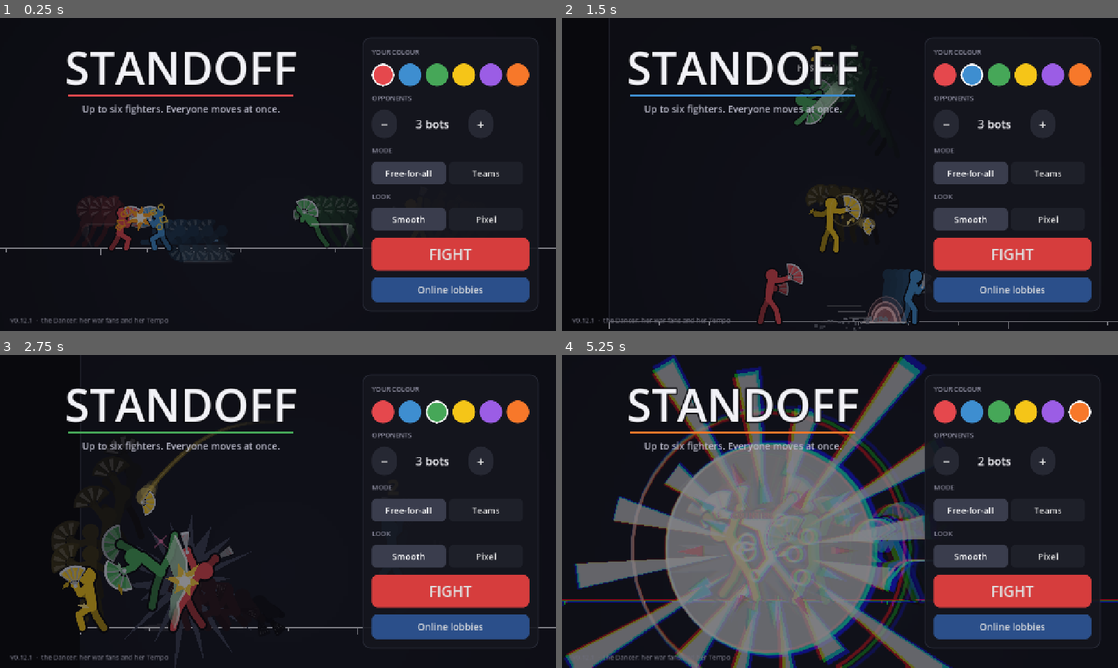
Above: before the commit, frames 1-4 (two rows, left to right).
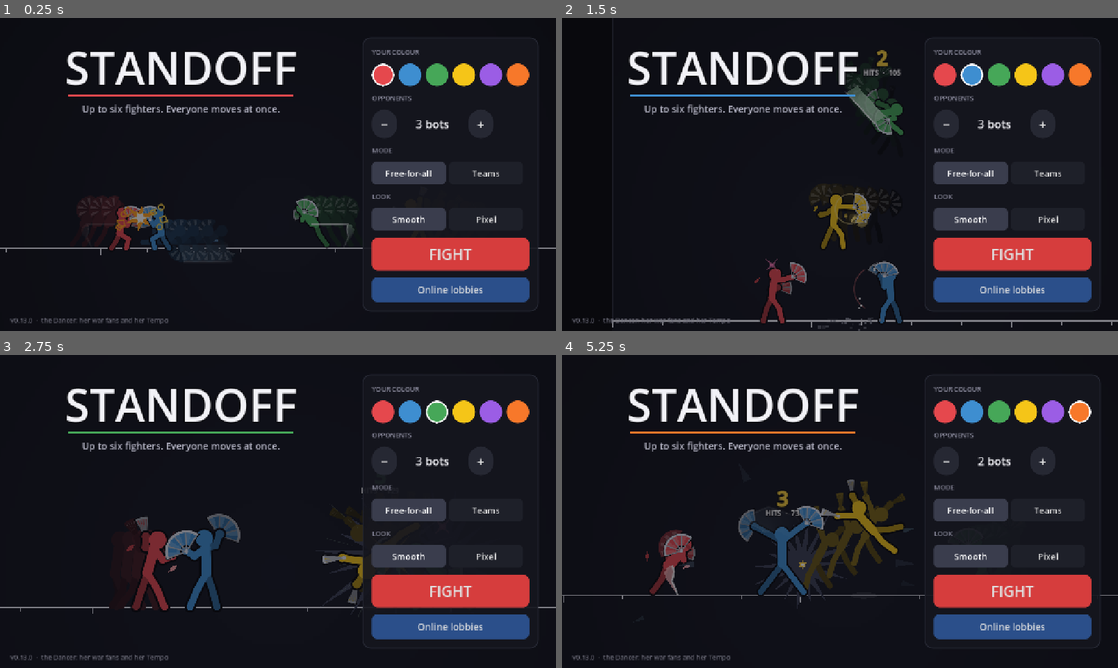
Above: after the commit, the same moments.

Repository: Veriduim/standoff
Game: Godot game, scene res://scenes/main.tscn
The game is run twice, just before and just after one commit, with the same random seed, the same clock (stepped at 60 frames per second) and the same inputs.
Inputs (mouse positions are in pixels of both pictures, inside the frame that each line leads up to):
- Up to frame 1 (0.25 s): no input
- Up to frame 2 (1.5 s): click (945, 74) at 0.52 s; click (973, 74) at 1.27 s
- Up to frame 3 (2.75 s): click (439, 411) at 2.02 s
- Up to frame 4 (5.25 s): click (1023, 411) at 2.77 s; click (1051, 411) at 3.52 s; click (1079, 411) at 4.27 s; click "−" at 5 s

The runs differ from the first frame. In frame 1, less than 0.1% of the frame differs, in the area x 4-6%, y 96-98%; in frame 2, 5.1%; in frame 3, 7.6%; in frame 4, 35%, in the area x 0-100%, y 0-100%.

Commit message:
0.13.0: the Dancer is a spacer - the fan's edge, weaker point blank, zoning isn't Sadness, no fan no guard; Replay (Timmy 23:59 "she is clearly control and spacer ... work that into her kit. Also. No replay on fight finish?")
- docs/dancer.md: archetype, strengths, limits, the numbers (Sim EDGE_* / CLOSE_* / NO_FAN_*); her stats "trait":
  "spacer"
- the fan's edge: her melee hits at the far end of their reach x1.25 damage, +4 hitstun, +3 safer on block, a gold
  glint, "at the fan's edge!" in the preview; point blank x0.8, -3 hitstun, 3 worse on block, "too close - weak"
- Sadness doesn't build while a fan of hers is in the air
- her limit: no fan in hand, she blocks worse (chip x1.5, +3 blockstun); two fans only (00:00 - a test proves it)
- Replay on the result panel: the whole match again, every turn as it played (local and online), Skip to end
- tests: spacer (4), Replay (1); the counter-hit check works out the spacing

Co-Authored-By: Claude Opus 5.5 <noreply@anthropic.com>
Claude-Session: https://claude.ai/code/session_019cpLLa1bA2ND22yfhrkoYF

Diff:
--- a/project.godot
+++ b/project.godot
@@ -11,7 +11,7 @@
 [application]
 
 config/name="Standoff"
-config/version="0.12.1"
+config/version="0.13.0"
 config/icon="res://assets/icon.png"
 run/main_scene="res://scenes/main.tscn"
 config/features=PackedStringArray("4.7", "GL Compatibility")
--- a/scripts/sim/moves.gd
+++ b/scripts/sim/moves.gd
@@ -83,7 +83,7 @@
 ## The Dancer - the full kit (17:37: "one char that has as many moves as what a YOMIH char would have and see how we
 ## get that to fit with icons"): fast, light, kicks and footwork.
 const DANCER := {
-	"stats": {"name": "Dancer", "hp": 450, "weight": 0.85, "width": 34, "height": 104},
+	"stats": {"name": "Dancer", "hp": 450, "weight": 0.85, "width": 34, "height": 104, "trait": "spacer"},
 	"moves": {
 		# ---- moving
 		"walk": {"name": "Walk", "tab": "move", "kind": "move", "interrupt": true, "frames": 16, "where": "ground", "aim": "facing",
--- a/scripts/sim/sim.gd
+++ b/scripts/sim/sim.gd
@@ -109,6 +109,18 @@
 const TEMPO_FADE := 300       ## ...a beat fades after this long without a new one
 const TEMPO_MOVE := 0.08      ## ...and each beat moves her this much faster (dashes, steps, jumps)
 const CARRY := 0.95           ## friction in an attack's startup - she slides on with her momentum (FRICTION otherwise)
+## A spacer (the Dancer - 23:59 "she is clearly control and spacer"): her melee hits at the far end of their reach
+## (EDGE_AT of the hitbox or further, and not on top of them) do EDGE_DMG and EDGE_STUN more, and leave her EDGE_BLOCK
+## safer on block; point blank (CLOSE_PX apart) they do CLOSE_DMG, CLOSE_STUN less.
+const EDGE_AT := 0.55
+const EDGE_DMG := 1.25
+const EDGE_STUN := 4
+const EDGE_BLOCK := 3
+const CLOSE_PX := 40.0
+const CLOSE_DMG := 0.8
+const CLOSE_STUN := 3
+const NO_FAN_CHIP := 1.5      ## ...and her limit: no fan in hand, she blocks worse (more chip, NO_FAN_BLOCK longer)
+const NO_FAN_BLOCK := 3
 const FORMS := ["flow", "snap", "floor"]
 const FLOOR_HEIGHT := 56.0    ## Forms: how tall she is in the Floor form (high hits pass over)
 const SNAP_DMG := 1.15        ## ...the Snap form's strikes: more damage...
@@ -623,6 +635,8 @@
 			f.sad = 0
 	elif f.stun == 0 and f.down == 0:
 		var d := 1 + (2 if v < -0.5 else 0) - (2 if v > 0.5 else 0)
+		if xf.has("fans") and d > 0 and _fans_out(f):   # (a fan of hers in the air: she's zoning, not running away)
+			d = 0
 		f.sad = clampi(f.sad + d, SAD_MIN, SAD_MAX)
 		if f.sad >= SAD_MAX * 2 / 3 and not f.sad_warned:
 			f.sad_warned = true
@@ -968,7 +982,7 @@
 							touched[d.id] = true
 					else:
 						a.hit_done[key] = true
-						_strike(a, d, e, kind[d.id], frame[d.id])
+						_strike(a, d, _spaced(a, d, e), kind[d.id], frame[d.id])
 						struck[d.id] = true
 						touched[d.id] = true
 	for id: int in _cancels:   # (hit cancels: out of the move, free next tick; not the same move straight away)
@@ -992,6 +1006,35 @@
 	return touched
 
 
+## A spacer's hit, by where it lands: at the far end of its reach ("spot" 1 - harder), point blank (-1 - weaker), or
+## between (as it is). Small hitboxes (under 40 px) don't care.
+func _spaced(a: Fighter, d: Fighter, e: Dictionary) -> Dictionary:
+	if str(Moves.stats(a.character).get("trait", "")) != "spacer":
+		return e
+	var box := hitbox(a, e)
+	if box.size.x < 40.0:
+		return e
+	var body := hurtbox(d)
+	var near := body.position.x if a.facing == 1 else body.end.x   # (their side nearest her)
+	var reach := (near - box.position.x) / box.size.x if a.facing == 1 else (box.end.x - near) / box.size.x
+	var spot := 0
+	if absf(d.pos.x - a.pos.x) < CLOSE_PX:
+		spot = -1
+	elif reach >= EDGE_AT:
+		spot = 1
+	if spot == 0:
+		return e
+	var out := e.duplicate()
+	out["spot"] = spot
+	if spot == 1:
+		out["dmg"] = int(round(float(e["dmg"]) * EDGE_DMG))
+		out["stun"] = int(e["stun"]) + EDGE_STUN
+	else:
+		out["dmg"] = int(round(float(e["dmg"]) * CLOSE_DMG))
+		out["stun"] = maxi(1, int(e["stun"]) - CLOSE_STUN)
+	return out
+
+
 func _strike(a: Fighter, d: Fighter, e: Dictionary, d_kind: String, d_frame: int) -> void:
 	var dmg := int(e["dmg"])
 	var dm := Moves.move(d.character, d.move) if d.move != "" else {}
@@ -1032,8 +1075,13 @@
 		_event("parry", d, a, 0, {"shot": shot})
 		return true
 	var chip := 0 if push else int(e.get("chip", 0)) * (1 if right else 2)
+	var no_fan := xf.has("fans") and d.fans == 0 and str(Moves.stats(d.character).get("trait", "")) == "spacer"
+	if no_fan:   # (the spacer's limit: no fan in hand to block with)
+		chip = int(ceil(float(chip) * NO_FAN_CHIP))
 	d.hp -= chip
-	d.blockstun = int(e.get("block", 8)) + (0 if right else WRONG_HEIGHT) + (0 if d.grounded() else AIR_BLOCK)
+	d.blockstun = int(e.get("block", 8)) + (0 if right else WRONG_HEIGHT) + (0 if d.grounded() else AIR_BLOCK) \
+			+ (NO_FAN_BLOCK if no_fan else 0) + (EDGE_BLOCK if int(e.get("spot", 0)) == 1 else 0) \
+			- (EDGE_BLOCK if int(e.get("spot", 0)) == -1 else 0)
 	var away := signf(d.pos.x - a.pos.x) if absf(d.pos.x - a.pos.x) > 1.0 else float(a.facing)
 	d.vel.x = away * 3.0
 	if push and not shot:   # (Push Block: the striker's shoved back)
@@ -1044,7 +1092,8 @@
 	_beat(a, str(e.get("key", "m%d" % a.instance)))   # (Tempo: a move of theirs met - blocked counts)
 	if not shot:
 		a.fc = mini(FC_MAX, a.fc + 1)
-	_event("block", a, d, chip, {"adv": a.busy() - d.blockstun, "worse": not right, "push": push, "shot": shot})
+	_event("block", a, d, chip, {"adv": a.busy() - d.blockstun, "worse": not right, "push": push, "shot": shot,
+		"spot": int(e.get("spot", 0))})
 	return true
 
 
@@ -1303,7 +1352,10 @@
 	if type == "hit" and src == "" and _kind(a) == "attack" \
 			and not bool(Moves.move(a.character, a.move).get("no_cancel", false)):
 		_cancels[a.id] = true
-	_event(type, a, d, dmg, {"counter": true} if counter else {})
+	var extra := {"counter": true} if counter else {}
+	if int(e.get("spot", 0)) != 0:
+		extra["spot"] = int(e["spot"])
+	_event(type, a, d, dmg, extra)
 
 
 ## A grab connects on someone standing who isn't reeling; two grabs meeting push apart (a tech).
--- a/scripts/tests/sim_test.gd
+++ b/scripts/tests/sim_test.gd
@@ -240,8 +240,10 @@
 	s.apply({0: {"move": "jab"}, 1: {"move": "sidekick"}})
 	evs = _play(s, {})
 	var counter := evs.filter(func(e: Dictionary) -> bool: return e["type"] == "hit" and e.get("counter", false))
+	var spot_k := {1: Sim.EDGE_DMG, -1: Sim.CLOSE_DMG, 0: 1.0}   # (where it landed - the spacer's edge / point blank)
 	_check("hitting someone mid-attack is a counter hit for 10%% more (%s)" % [counter],
-			not counter.is_empty() and int(counter[0]["dmg"]) == 20)
+			not counter.is_empty() and int(counter[0]["dmg"]) == int(round(round(18.0 * float(spot_k[int(counter[0].get(
+				"spot", 0))])) * 1.1)))
 	s = _duel("dancer", "dancer", 300.0)
 	s.apply({0: {"move": "dash", "x": 1.0}, 1: {"move": "wait"}})
 	s.run_segment()
@@ -631,6 +633,54 @@
 	_check("Low Profile: Silk Glide ducks under a Straight (%s)" % [_types(evs)], not hit_on_me)
 
 
+func _test_spacer() -> void:
+	_section("The Dancer, a spacer (Timmy 23:59): the fan's edge, point blank weaker, zoning isn't Sadness, her limits")
+	var far := _duel("dancer", "dancer", 95.0)
+	far.fighters[1].burst = 0
+	far.apply({0: {"move": "sidekick", "x": 1.0, "dist": 0.0}, 1: {"move": "wait"}})
+	var ef: Array = far.run_segment()["events"]
+	var near := _duel("dancer", "dancer", 30.0)
+	near.fighters[1].burst = 0
+	near.apply({0: {"move": "sidekick", "x": 1.0, "dist": 0.0}, 1: {"move": "wait"}})
+	var en: Array = near.run_segment()["events"]
+	var hf: Array = ef.filter(func(e: Dictionary) -> bool: return str(e["type"]) == "hit")
+	var hn: Array = en.filter(func(e: Dictionary) -> bool: return str(e["type"]) == "hit")
+	_check("a Side Kick at the fan's edge hits harder than point blank (%s vs %s)" % [hf, hn], not hf.is_empty()
+			and not hn.is_empty() and int(hf[0].get("spot", 0)) == 1 and int(hn[0].get("spot", 0)) == -1
+			and int(hf[0]["dmg"]) > int(hn[0]["dmg"]))
+	var z := _duel("dancer", "dancer", 700.0)
+	z.fighters[0].sad = 100
+	z.apply({0: {"move": "fan", "x": 1.0}, 1: {"move": "wait"}})
+	var sad_first := -1
+	var sad_max := 0
+	for _i in 40:
+		z.step()
+		if not z.shots.is_empty():
+			if sad_first < 0:
+				sad_first = z.fighters[0].sad
+			sad_max = maxi(sad_max, z.fighters[0].sad)
+	_check("Sadness doesn't build while her fan's in the air (%d when it left her hand, at most %d after)"
+			% [sad_first, sad_max], sad_first >= 0 and sad_max <= sad_first)
+	var t := _duel("dancer", "dancer", 600.0)
+	var thrown := 0
+	for _i in 4:
+		if t.legal_moves(0).has("fan"):
+			t.apply({0: {"move": "fan", "x": 1.0}, 1: {"move": "wait"}})
+			thrown += 1
+		for _k in 26:
+			t.step()
+	_check("two fans, so two throws before one's back (thrown %d before the first came home)" % thrown, thrown <= 3
+			and Sim.FANS_MAX == 2)
+	var b1 := _duel("dancer", "dancer", 60.0)
+	var b2 := _duel("dancer", "dancer", 60.0)
+	b2.fighters[1].fans = 0
+	for b: Sim in [b1, b2]:
+		b.apply({0: {"move": "straight", "x": 1.0, "dist": 0.0}, 1: {"move": "block", "y": -1.0}})
+		b.run_segment()
+	_check("her limit: with no fan in hand she blocks worse (chip %d vs %d)" % [450 - b1.fighters[1].hp,
+			450 - b2.fighters[1].hp], 450 - b2.fighters[1].hp > 450 - b1.fighters[1].hp)
+
+
 ## Two Dancers with these x-factors on (Sim RULES "xf"), gap apart, facing each other.
 func _xf(rule: String, gap := 300.0) -> Sim:
 	var s := Sim.create([{"character": "dancer"}, {"character": "dancer"}], "ffa", {"xf": rule})
--- a/scripts/tests/ui_test.gd
+++ b/scripts/tests/ui_test.gd
@@ -356,3 +356,24 @@
 			p.foe == 1 and (card["panel"] as Control).visible and p.foe_box.visible and text.contains("Spin Kick")
 			and text.contains("left") and (p.foe_box.get_child(0) as Button).disabled and p.foe_name.text.contains("mid-move"))
 	g.queue_free()
+
+
+func _test_replay() -> void:
+	_section("Replay (Timmy 23:59): the whole match again from the result, every turn as it played")
+	var g := _screen()
+	g.auto_me = true
+	g.start_local(1, "ffa")
+	var n := 0
+	while g.phase != "over" and n < 5000:
+		g.finish_playback()
+		n += 1
+	var turns: int = g._replay_log.size()
+	g.watch_replay()
+	var playing: bool = g._replaying and g.phase == "play" and not g.over_panel.visible
+	var m := 0
+	while g._replaying and m < 5000:
+		g.finish_playback()
+		m += 1
+	_check("Replay plays every turn (%d) and comes back to the result" % turns, turns > 3 and playing
+			and g.phase == "over" and g.over_panel.visible and m >= turns - 1)
+	g.queue_free()
--- a/scripts/ui/fx.gd
+++ b/scripts/ui/fx.gd
@@ -114,6 +114,8 @@
 			_add("shock", at, Vector2.ZERO, 0.18, Color.WHITE, 46.0)
 			_add("text", at + Vector2(0, -60), Vector2(0, -50), 0.5, Color.WHITE, 18.0)
 			parts[-1]["txt"] = "WHIFF CANCEL"
+		"edge":   # (a spacer's hit at the fan's edge: a gold glint)
+			_add("glint", at, Vector2.ZERO, 0.32, Color("#ffd23f"), 34.0)
 		"blink":   # (Fan Step: a flash where she lands, a ring of her colour)
 			_add("glow", at, Vector2.ZERO, 0.25, by.lightened(0.4), 60.0)
 			_add("sweep", at, Vector2.ZERO, 0.25, by, 70.0, 0.0)
--- a/scripts/ui/game_screen.gd
+++ b/scripts/ui/game_screen.gd
@@ -45,6 +45,10 @@
 var _lag := {}               ## fighter id -> [HP shown by the white chunk, seconds before it drains, HP now]
 var _turn_left := 0.0        ## seconds left on your turn
 var _ask := ""               ## what your turn asks (the banner)
+var _replay_log: Array = []   ## every turn as it played this match (frames, events, shots, first tick) - Replay
+var _replaying := false
+var _replay_i := -1
+var replay_btn: Button
 var _history: Array = []     ## against bots: the match as it was at each of your picks (Undo - YOMI's single player)
 var _demo: Sim               ## the bot match behind the home screen
 var _demo_bots: Array = []
@@ -101,6 +105,9 @@
 	add_child(lobby)
 	lobby.play.connect(start_online)
 	lobby.closed.connect(func() -> void: _show_start())
+	replay_btn = Ui.button("Skip ▶▶", func() -> void: _end_replay(), 16)
+	replay_btn.visible = false
+	add_child(replay_btn)
 	leave_btn = Ui.button("Leave", func() -> void: _leave_match(), 16)
 	leave_btn.visible = false
 	add_child(leave_btn)
@@ -118,6 +125,9 @@
 	if leave_btn != null:
 		leave_btn.position = Vector2(vp.x - 230.0, Ui.CARD_H + 44)
 		leave_btn.size = Vector2(90, 40)
+	if replay_btn != null:
+		replay_btn.position = Vector2(vp.x - 250.0, Ui.CARD_H + 44)
+		replay_btn.size = Vector2(110, 40)
 	clock.position = Vector2(vp.x - 230.0, Ui.CARD_H + 14)
 	clock.size = Vector2(120, 30)
 	post.position = Vector2.ZERO   # (sized by hand - this screen's own rect isn't the viewport's)
@@ -157,6 +167,9 @@
 	var again := Ui.button("Rematch", func() -> void: start_local(setup_count, setup_mode, setup_colour))
 	again.name = "Rematch"
 	h.add_child(again)
+	var rp := Ui.button("Replay", func() -> void: watch_replay())   # (23:59 "No replay on fight finish?")
+	rp.name = "Replay"
+	h.add_child(rp)
 	var menu := Ui.button("Menu", func() -> void: _leave_match())
 	menu.name = "Menu"
 	h.add_child(menu)
@@ -245,6 +258,7 @@
 		mode = "ffa"
 	sim = Sim.create(players, mode)   # (the Dancer as she is: Fans + Tempo - 23:31)
 	_history.clear()
+	_replay_log.clear()
 	stage.ceiling = sim.ceiling
 	bots.clear()
 	for i in range(1, players.size()):
@@ -426,6 +440,7 @@
 	_demo = null
 	bots.clear()
 	sim = Sim.from_dict(nm.start_snap)
+	_replay_log.clear()
 	me = nm.mine
 	stage.setup(sim.fighters.map(func(f: Fighter) -> String: return f.character),
 			sim.fighters.map(func(f: Fighter) -> String: return f.name))
@@ -475,6 +490,7 @@
 	_events = seg["events"]
 	_shots = seg.get("shots", [])
 	_first_tick = int(seg["end_tick"]) - _frames.size() + 1
+	_replay_log.append({"frames": _frames, "events": _events, "shots": _shots, "first": _first_tick})
 	_play_pos = 0.0
 	_shown = -1
 	phase = "play"
@@ -561,6 +577,50 @@
 		_commit({})
 
 
+## Replay (23:59): the whole match again, every turn as it played, at the speed button's speed; Skip (or its end) back
+## to the result.
+func watch_replay() -> void:
+	if _replay_log.is_empty() or phase != "over":
+		return
+	_replaying = true
+	_replay_i = -1
+	over_panel.visible = false
+	leave_btn.visible = false
+	replay_btn.visible = true
+	fast_btn.visible = true
+	stage.fx.clear()
+	banner.text = "▶ Replay"
+	_replay_next()
+
+
+func _replay_next() -> void:
+	_replay_i += 1
+	if _replay_i >= _replay_log.size():
+		_end_replay()
+		return
+	var seg: Dictionary = _replay_log[_replay_i]
+	_frames = seg["frames"]
+	_events = seg["events"]
+	_shots = seg["shots"]
+	_first_tick = int(seg["first"])
+	_play_pos = 0.0
+	_shown = -1
+	phase = "play"
+
+
+func _end_replay() -> void:
+	if not _replaying:
+		return
+	_replaying = false
+	replay_btn.visible = false
+	phase = "over"
+	banner.text = ""
+	stage.fx.clear()
+	stage.show_tick(sim.record(), [], sim.record_shots())
+	_update_cards()
+	over_panel.visible = true
+
+
 ## Undo (against bots only): back to your last pick - the match as it was, everyone's ghosts and cards with it.
 func undo() -> void:
 	if net_match != null or _history.is_empty() or phase != "pick":
@@ -614,6 +674,7 @@
 	_events = seg["events"]
 	_shots = seg.get("shots", [])
 	_first_tick = int(seg["end_tick"]) - _frames.size() + 1
+	_replay_log.append({"frames": _frames, "events": _events, "shots": _shots, "first": _first_tick})
 	_play_pos = 0.0
 	_shown = -1
 	phase = "play"
@@ -653,6 +714,9 @@
 			break
 	_update_cards(_frames[maxi(_shown, 0)] if not _frames.is_empty() else [])
 	if not stage.fx.frozen() and int(_play_pos) >= _frames.size():
+		if _replaying:   # (the replay: on to the next turn as it played)
+			_replay_next()
+			return
 		stage.show_tick(sim.record(), [], sim.record_shots())
 		_update_cards()
 		if not _net_queue.is_empty():   # (online: a turn that came in meanwhile)
--- a/scripts/ui/pick_panel.gd
+++ b/scripts/ui/pick_panel.gd
@@ -708,6 +708,7 @@
 func _outcome() -> String:
 	var lines: Array[String] = []
 	var dealt := {}
+	var spots := {}   # (target -> 1 at the edge / -1 too close, the spacer's)
 	for e: Dictionary in preview_events:
 		var type := str(e["type"])
 		var a := int(e["a"])
@@ -716,6 +717,8 @@
 		var line := ""
 		if a == me and type in ["hit", "throw"]:
 			dealt[d] = int(dealt.get(d, 0)) + int(e["dmg"])
+			if int(e.get("spot", 0)) != 0 and not spots.has(d):
+				spots[d] = int(e["spot"])
 		elif a == me and type == "block":
 			var adv := -int(e.get("adv", 0))
 			line = "%s blocks it%s (you're %s%d)" % [other, " (worse - wrong height)" if e.get("worse", false) else "",
@@ -739,7 +742,9 @@
 		if line != "" and not lines.has(line):
 			lines.append(line)
 	for id in dealt:
-		lines.push_front("Hits %s for %d" % [sim.fighters[id].name, int(dealt[id])])
+		var sp := int(spots.get(id, 0))
+		lines.push_front("Hits %s for %d%s" % [sim.fighters[id].name, int(dealt[id]),
+				"  ·  at the fan's edge!" if sp == 1 else ("  ·  too close - weak" if sp == -1 else "")])
 	return "" if lines.is_empty() else "\n" + "\n".join(lines)
 
 
--- a/scripts/ui/stage_view.gd
+++ b/scripts/ui/stage_view.gd
@@ -185,6 +185,8 @@
 	var reeling := d < prev.size() and int(prev[d][5]) == 1
 	fx.on_event(type, at, face, int(e.get("dmg", 0)), colour_of(a), d, colour_of(d), reeling, n + d,
 			bool(e.get("counter", false)) or bool(e.get("worse", false)), bool(e.get("push", false)))
+	if type == "hit" and int(e.get("spot", 0)) == 1:   # (the fan's edge - a gold glint where it lands)
+		fx.on_event("edge", at, face, 0, colour_of(a), d, colour_of(d), false, n + d)
 
 
 func _char(i: int) -> String:
--- a/scripts/version.gd
+++ b/scripts/version.gd
@@ -2,4 +2,4 @@
 extends RefCounted
 ## The game's version - the home screen shows it, and lobbies list it (only the same version can play together).
 
-const TAG := "0.12.1"
+const TAG := "0.13.0"
Not shown, changed: export_presets.cfg
Not shown, added: docs/dancer.md
